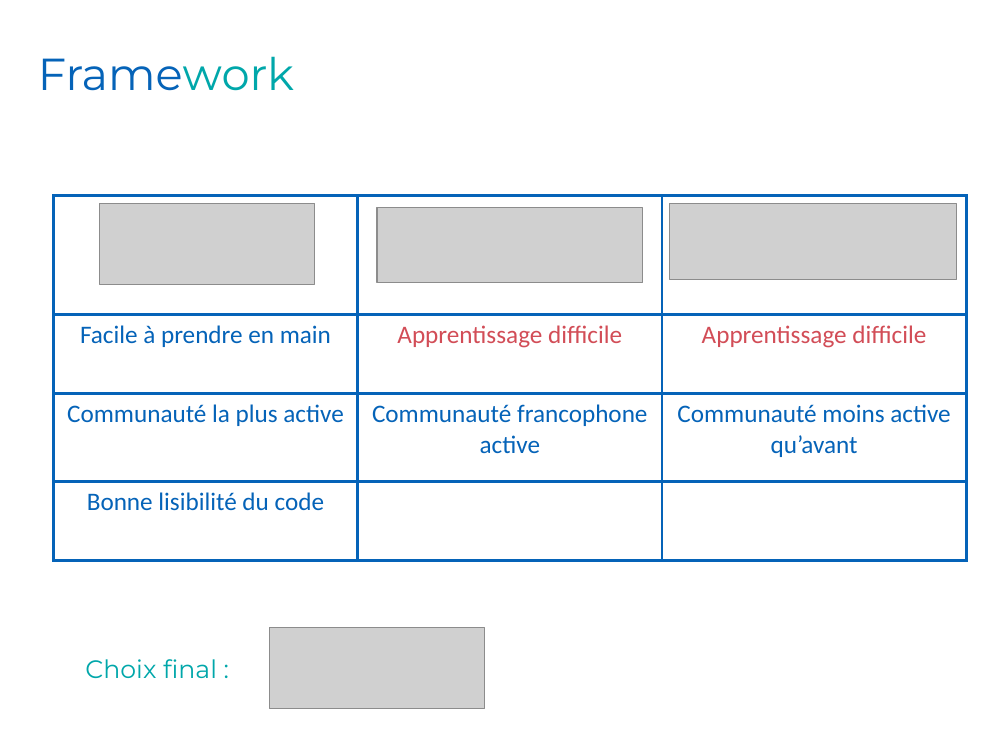
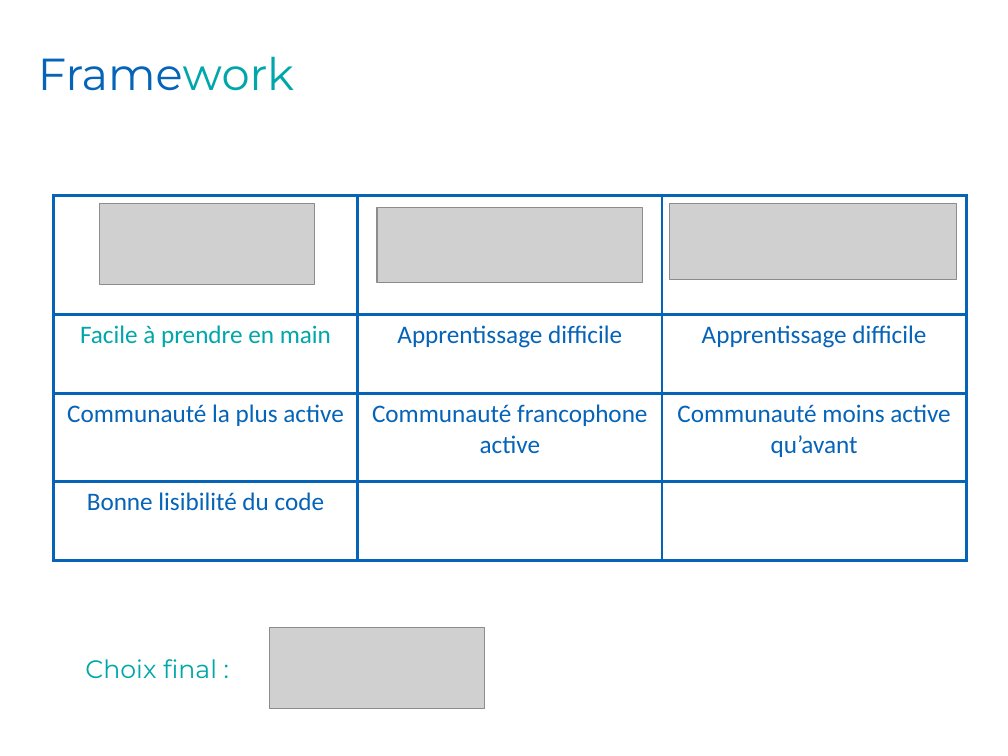
Before and after one commit to Romcol/Gutemberg-rapports, a slide deck: slide 17 of defense/1_project/powerpoint.pptx (slide 15 before the commit). Drawn at 1008x756 pixels with LibreOffice and Linux fonts; fonts in the diff are those of the drawing; grey boxes stand for pictures; background and template pictures are left out. Boxes give left, top, right and bottom in pixels: in the first picture for what was removed or moved away, otherwise in the second. Text is boxed around its words. In the diff, an @@ line names an element or a change of style, - is before the commit and + after.

```diff
--- a/defense/1_project/powerpoint.pptx
+++ b/defense/1_project/powerpoint.pptx
@@ table at (53, 196, 967, 560) @@
@@ text colour #0563B8 to #00A7AA in "Facile à prendre en main" @@
@@ text colour #D24D57 to #0563B8 in "Apprentissage difficile", "Apprentissage difficile" @@
```
Also in this commit, not shown: 7 other slides changed, 4 slides added, 2 slides removed.
